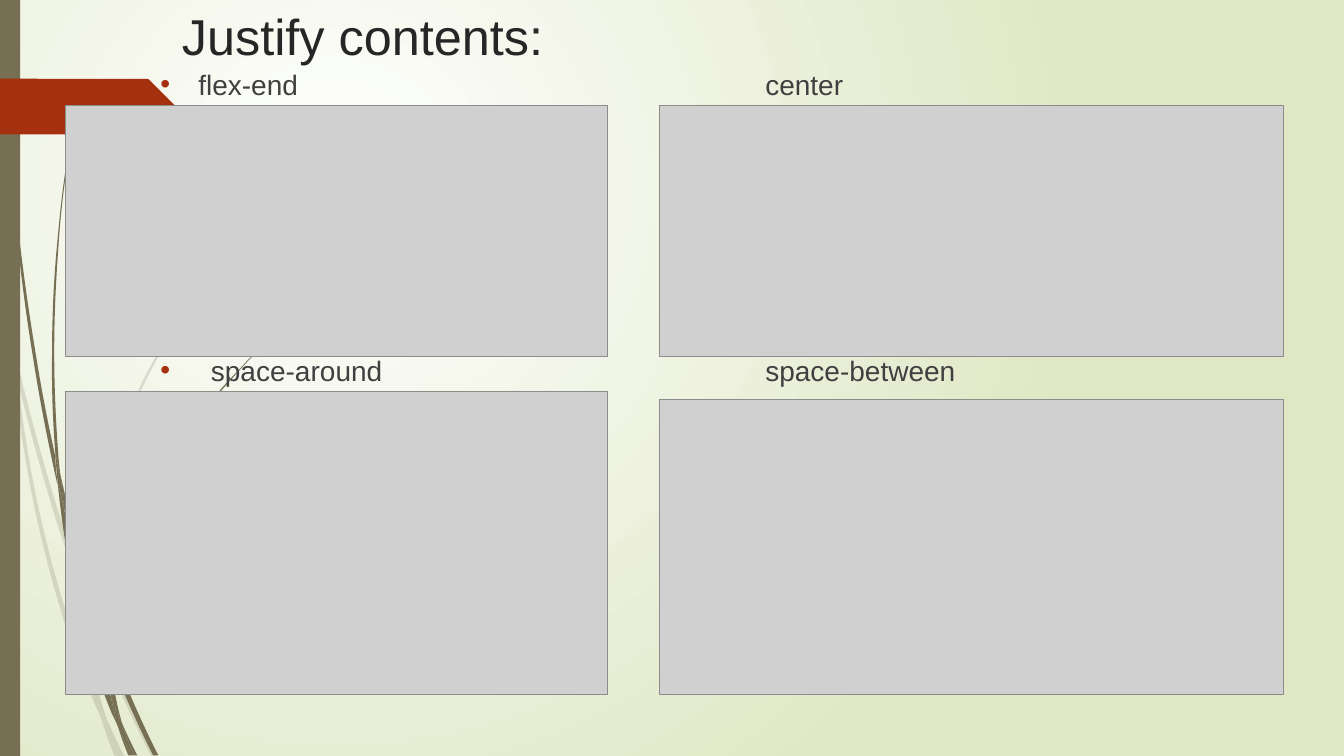
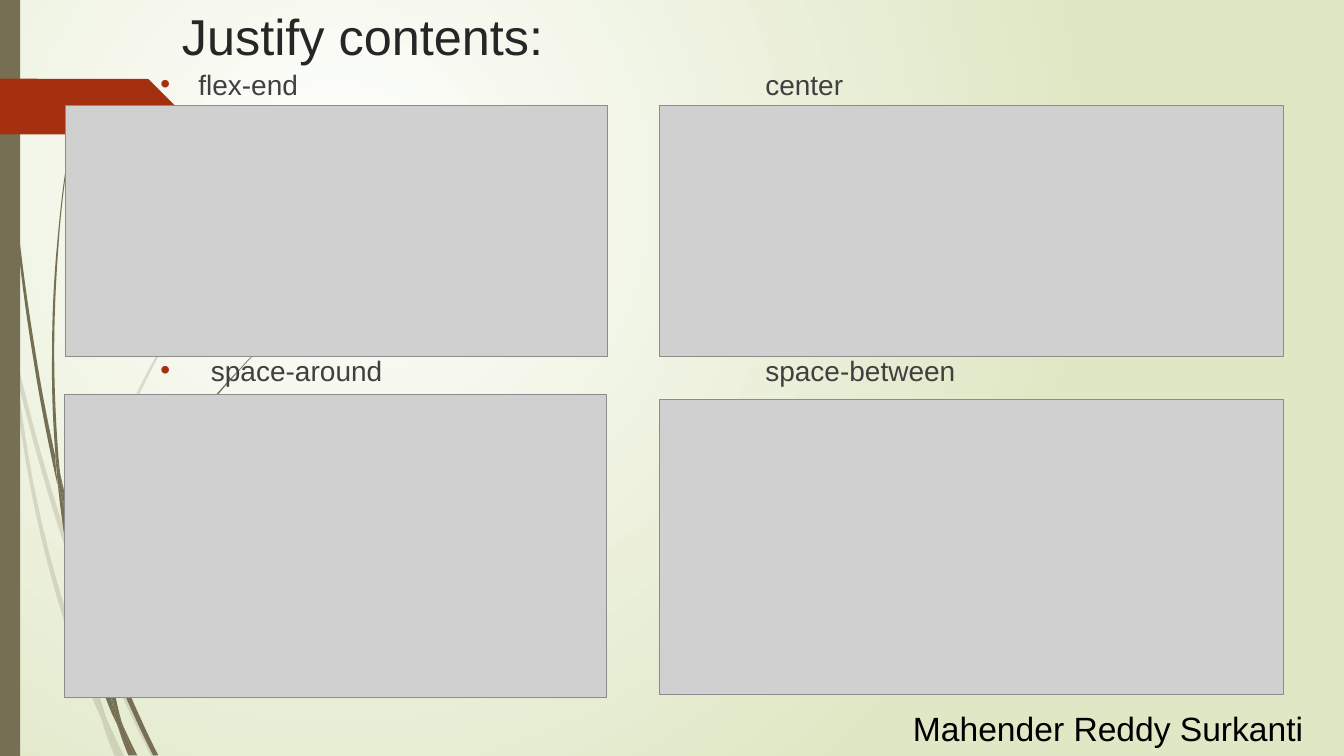
Before and after one commit to Rithima-Reddy/CSS-FLEXBOX, a slide deck: slide 8 of Group No.pptx. Drawn at 1344x756 pixels with LibreOffice and Linux fonts; fonts in the diff are those of the drawing; grey boxes stand for pictures. Boxes give left, top, right and bottom in pixels: in the first picture for what was removed or moved away, otherwise in the second. Text is boxed around its words. In the diff, an @@ line names an element or a change of style, - is before the commit and + after.

```diff
--- a/Group No.pptx
+++ b/Group No.pptx
@@ picture: place and size @@
-picture at bbox=[66, 391, 608, 694]
+picture at bbox=[65, 395, 607, 698]
@@ text added at bbox=[913, 716, 1303, 748], 24 pt, text #000000 @@
+Mahender Reddy Surkanti
```
Also in this commit, not shown: 9 other slides changed.
